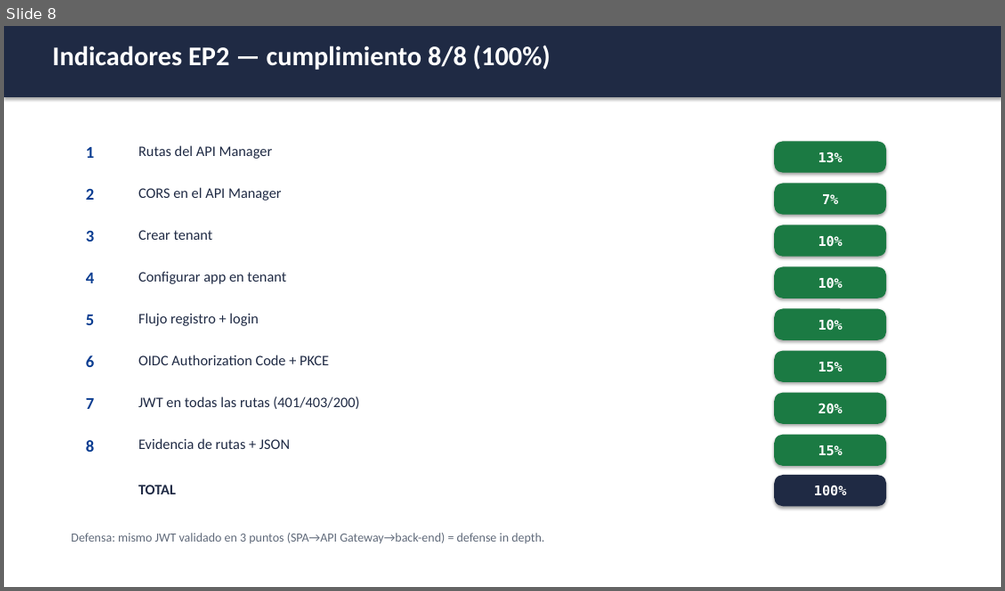
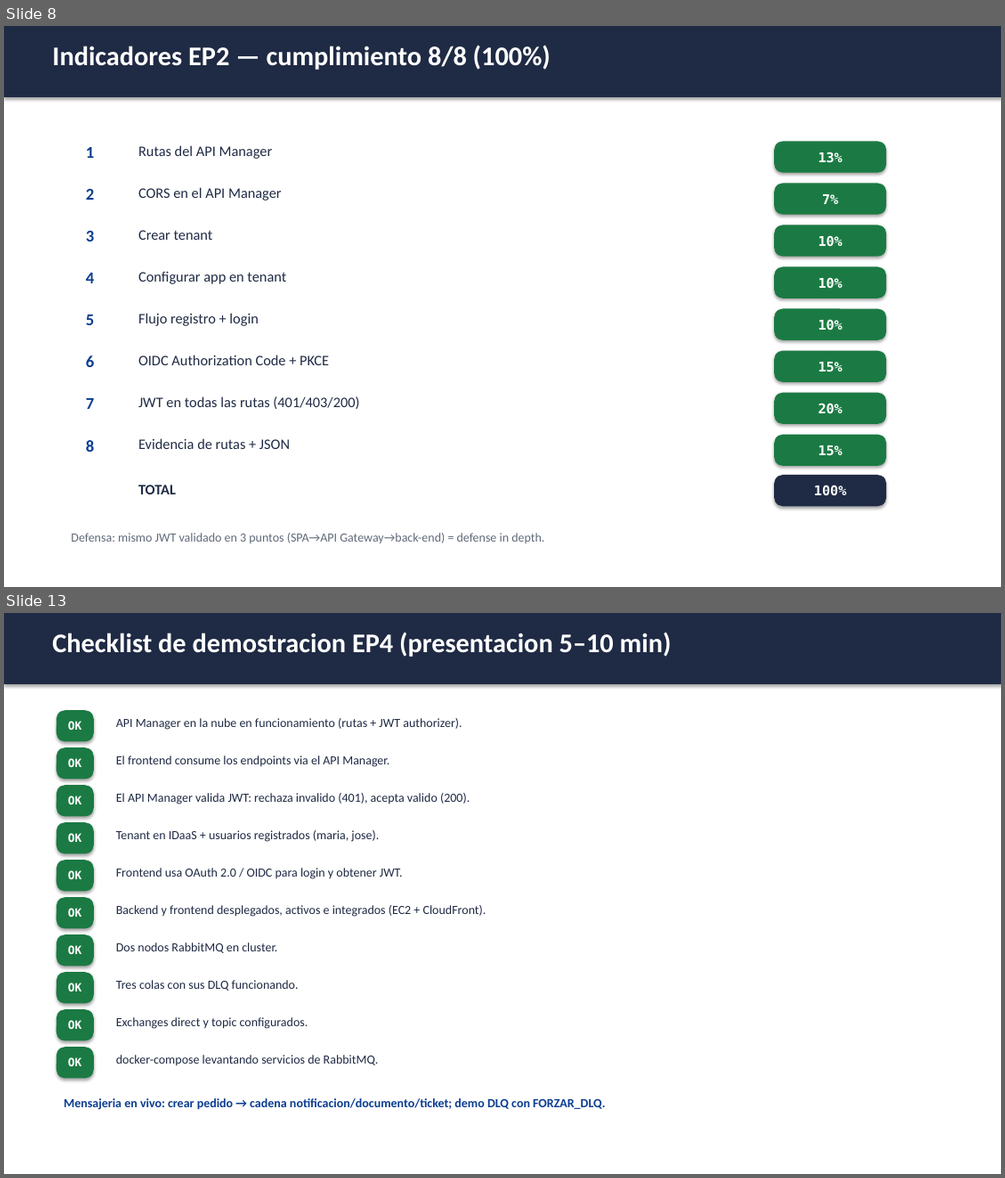
Before and after one commit to mvtnight/tienda-360, a slide deck: docs/evidencias/Pedidos360-Evidencias.pptx. Shown one above the other, each under a label of ours: slide 8 before the commit, slides 8 and 13 after it; the slides between them are not shown. The pictures are 1005x591 and 1005x1178 pixels, drawn with LibreOffice and Linux fonts; fonts in the diff are those of the drawing. Boxes give left, top, right and bottom in pixels: in the first picture for what was removed or moved away, otherwise in the second. Text is boxed around its words. In the diff, an @@ line names an element or a change of style, - is before the commit and + after.

Commit message:
docs(ep3/ep4): rubrica+guion, evidencias-mensajeria.ps1, slides EP3/EP4 en pptx; rabbitmq-ec2 con docker-compose; README y GUIA-DEFENSA con arquitectura de mensajeria

```diff
--- a/docs/evidencias/Pedidos360-Evidencias.pptx
+++ b/docs/evidencias/Pedidos360-Evidencias.pptx
@@ slide 13 added at (x1=4, y1=613, x2=1001, y2=1174), background #FFFFFF @@
@@ rectangle added at (x1=4, y1=613, x2=1001, y2=684), fill #1F2A44 @@
@@ text added at (x1=52, y1=632, x2=672, y2=657), 26 pt, text #FFFFFF, bold @@
+Checklist de demostracion EP4 (presentacion 5–10 min)
@@ rounded rectangle added at (x1=57, y1=710, x2=94, y2=742), fill #1B7A43, 11 pt, text #FFFFFF, bold @@
+OK
@@ text added at (x1=116, y1=718, x2=461, y2=730), 12 pt, text #1F2A44 @@
+API Manager en la nube en funcionamiento (rutas + JWT authorizer).
@@ rounded rectangle added at (x1=57, y1=747, x2=94, y2=779), fill #1B7A43, 11 pt, text #FFFFFF, bold @@
+OK
@@ text added at (x1=116, y1=755, x2=389, y2=767), 12 pt, text #1F2A44 @@
+El frontend consume los endpoints via el API Manager.
@@ rounded rectangle added at (x1=57, y1=785, x2=94, y2=817), fill #1B7A43, 11 pt, text #FFFFFF, bold @@
+OK
@@ text added at (x1=116, y1=793, x2=469, y2=804), 12 pt, text #1F2A44 @@
+El API Manager valida JWT: rechaza invalido (401), acepta valido (200).
@@ rounded rectangle added at (x1=57, y1=822, x2=94, y2=854), fill #1B7A43, 11 pt, text #FFFFFF, bold @@
+OK
@@ text added at (x1=116, y1=830, x2=379, y2=842), 12 pt, text #1F2A44 @@
+Tenant en IDaaS + usuarios registrados (maria, jose).
@@ rounded rectangle added at (x1=57, y1=860, x2=94, y2=892), fill #1B7A43, 11 pt, text #FFFFFF, bold @@
+OK
@@ text added at (x1=116, y1=868, x2=403, y2=879), 12 pt, text #1F2A44 @@
+Frontend usa OAuth 2.0 / OIDC para login y obtener JWT.
@@ rounded rectangle added at (x1=57, y1=897, x2=94, y2=929), fill #1B7A43, 11 pt, text #FFFFFF, bold @@
+OK
@@ text added at (x1=116, y1=905, x2=486, y2=916), 12 pt, text #1F2A44 @@
+Backend y frontend desplegados, activos e integrados (EC2 + CloudFront).
@@ rounded rectangle added at (x1=57, y1=934, x2=94, y2=966), fill #1B7A43, 11 pt, text #FFFFFF, bold @@
+OK
@@ text added at (x1=116, y1=942, x2=277, y2=953), 12 pt, text #1F2A44 @@
+Dos nodos RabbitMQ en cluster.
@@ rounded rectangle added at (x1=57, y1=972, x2=94, y2=1004), fill #1B7A43, 11 pt, text #FFFFFF, bold @@
+OK
@@ text added at (x1=116, y1=980, x2=299, y2=990), 12 pt, text #1F2A44 @@
+Tres colas con sus DLQ funcionando.
@@ rounded rectangle added at (x1=57, y1=1009, x2=94, y2=1041), fill #1B7A43, 11 pt, text #FFFFFF, bold @@
+OK
@@ text added at (x1=116, y1=1017, x2=308, y2=1029), 12 pt, text #1F2A44 @@
+Exchanges direct y topic configurados.
@@ rounded rectangle added at (x1=57, y1=1046, x2=94, y2=1078), fill #1B7A43, 11 pt, text #FFFFFF, bold @@
+OK
@@ text added at (x1=116, y1=1054, x2=379, y2=1066), 12 pt, text #1F2A44 @@
+docker-compose levantando servicios de RabbitMQ.
@@ text added at (x1=64, y1=1098, x2=605, y2=1110), 12 pt, text #0B3D91, bold @@
+Mensajeria en vivo: crear pedido → cadena notificacion/documento/ticket; demo DLQ con FORZAR_DLQ.
```
Also in this commit, not shown: 1 slide changed, 4 other slides added, 7 other files.
